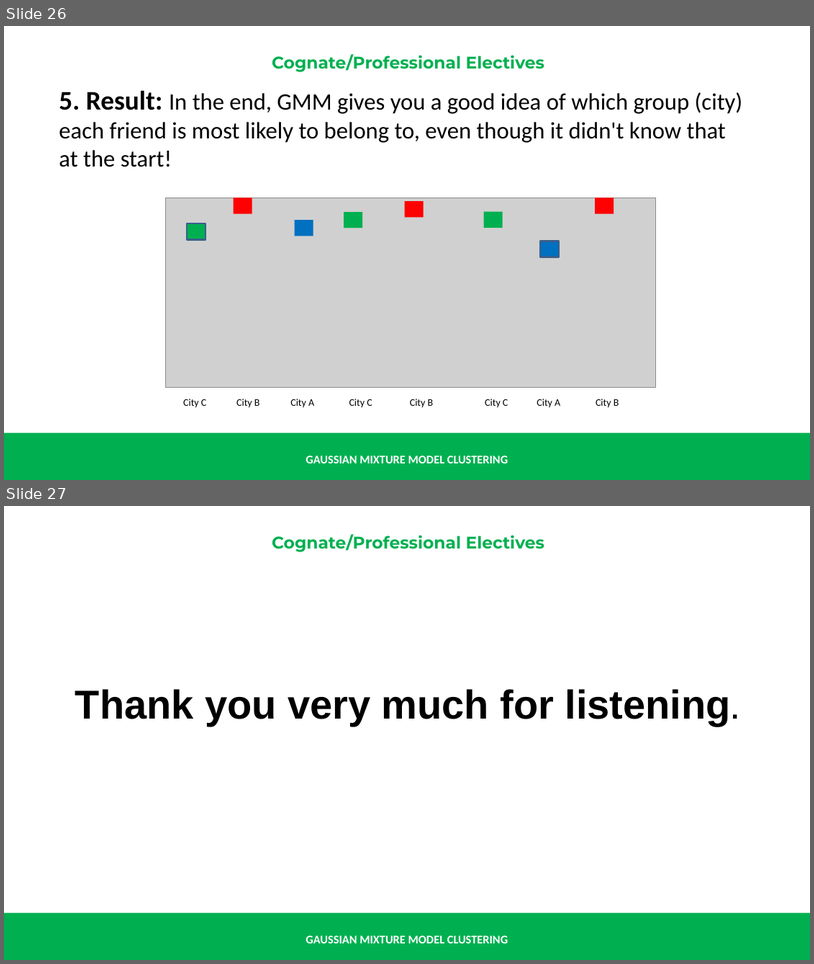
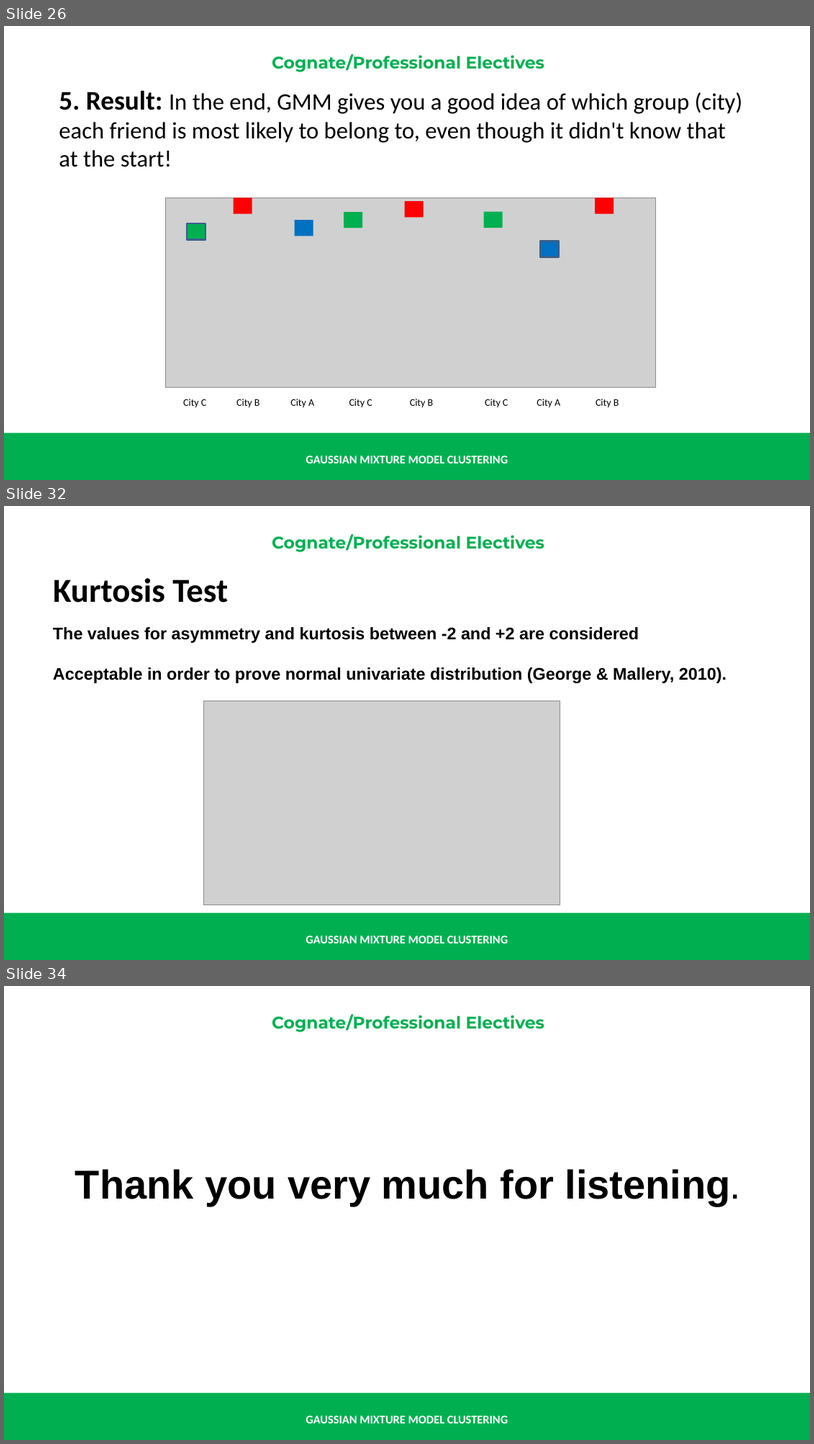
Before and after one commit to renatomaaliw3/public_files, a slide deck: CPE Electives (1 - 3)/01. Lectures Notebook/00. Presentations & Text Books/01. Electives 1 to 3/28. GMM Clustering.pptx. Shown one above the other, each under a label of ours: slides 26 and 27 before the commit, slides 26, 32 and 34 after it; the slides between them are not shown. The pictures are 814x964 and 814x1444 pixels, drawn with LibreOffice and Linux fonts; fonts in the diff are those of the drawing; grey boxes stand for pictures. Boxes give left, top, right and bottom in pixels: in the first picture for what was removed or moved away, otherwise in the second. Text is boxed around its words. In the diff, an @@ line names an element or a change of style, - is before the commit and + after.

```diff
--- a/CPE Electives (1 - 3)/01. Lectures Notebook/00. Presentations & Text Books/01. Electives 1 to 3/28. GMM Clustering.pptx
+++ b/CPE Electives (1 - 3)/01. Lectures Notebook/00. Presentations & Text Books/01. Electives 1 to 3/28. GMM Clustering.pptx
@@ slide 32 added at (x1=4, y1=506, x2=810, y2=960), background #FFFFFF; not listed: 3 template elements that a slide beside it also shows @@
@@ text added at (x1=53, y1=578, x2=228, y2=602), 40 pt, text #000000, bold @@
+Kurtosis Test
@@ text added at (x1=53, y1=627, x2=727, y2=683), 20 pt, text #000000, bold @@
+The values for asymmetry and kurtosis between -2 and +2 are considered
+Acceptable in order to prove normal univariate distribution (George & Mallery, 2010).
@@ picture added at (x1=204, y1=701, x2=561, y2=905) @@
@@ what was slide 27 is now slide 34 @@
```
Also in this commit, not shown: 6 other slides added, 1 other file.
